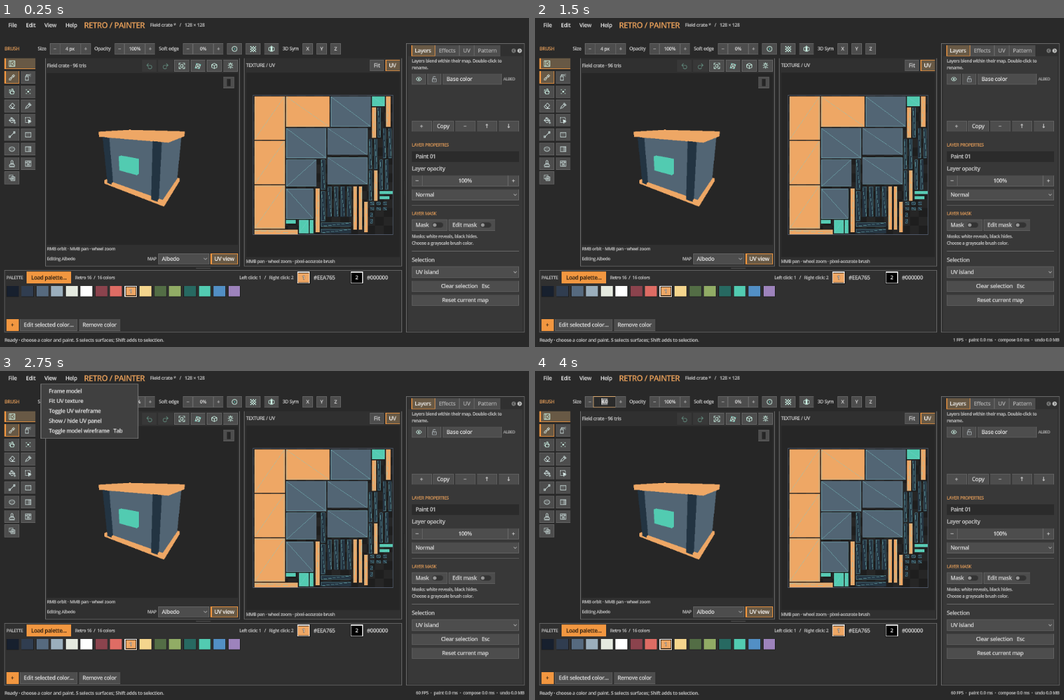
Above: before the commit, frames 1-4 (two rows, left to right).
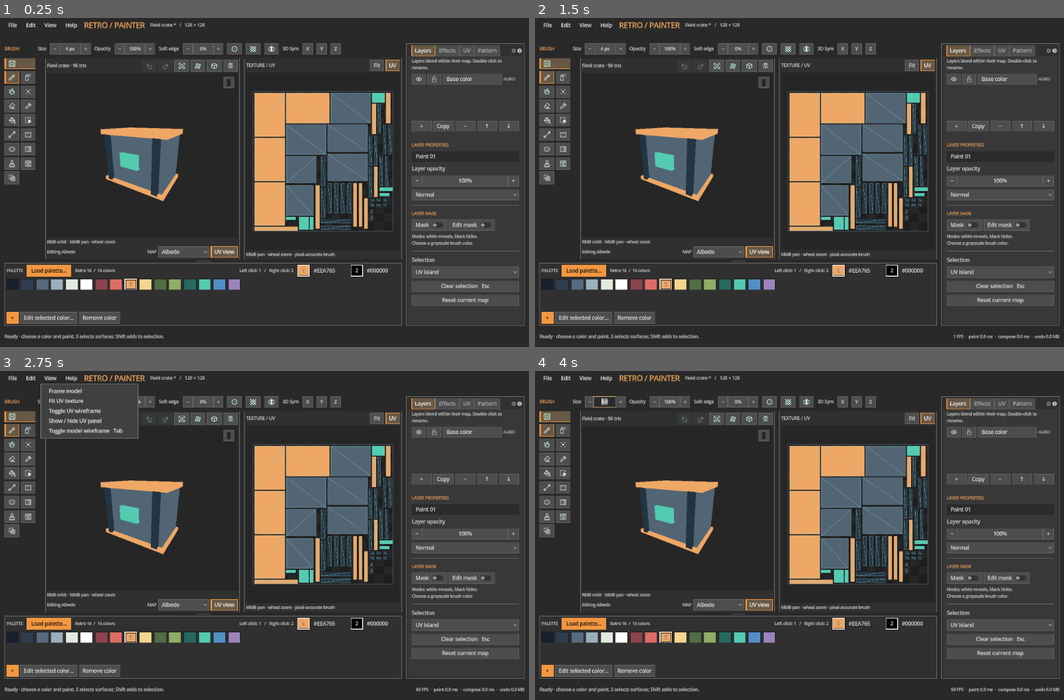
Above: after the commit, the same moments.

Repository: duasun/PixelTexturePainter
Game: Godot game, scene res://scenes/main_window.tscn
The game is run twice, just before and just after one commit, with the same random seed, the same clock (stepped at 60 frames per second) and the same inputs.
Inputs:
- Up to frame 1 (0.25 s): no input
- Up to frame 2 (1.5 s): click "File" at 0.5 s; click "Edit" at 1.25 s
- Up to frame 3 (2.75 s): click "View" at 2 s
- Up to frame 4 (4 s): click "−" at 2.75 s; click "4 px" at 3.5 s

The runs differ from the first frame. In frame 1, 9.3% of the frame differs, in the area x 0-100%, y 22-99%; in frame 2, 9.6%; in frame 3, 9.6%; in frame 4, 9.6%.

Commit message:
Keep job progress from shifting the palette

Diff:
--- a/scenes/main_window.tscn
+++ b/scenes/main_window.tscn
@@ -258,26 +258,9 @@
 layout_mode = 2
 size_flags_horizontal = 3
 unique_name_in_owner = true
-[node name="JobBar" type="HBoxContainer" parent="Margin/Layout"]
-layout_mode = 2
-unique_name_in_owner = true
-visible = false
-[node name="JobText" type="Label" parent="Margin/Layout/JobBar"]
-layout_mode = 2
-text = "Working…"
-unique_name_in_owner = true
-custom_minimum_size = Vector2(240,0)
-[node name="JobProgress" type="ProgressBar" parent="Margin/Layout/JobBar"]
-layout_mode = 2
-unique_name_in_owner = true
-size_flags_horizontal = 3
-show_percentage = true
-[node name="CancelJob" type="Button" parent="Margin/Layout/JobBar"]
-layout_mode = 2
-text = "Cancel"
-unique_name_in_owner = true
 [node name="StatusBar" type="HBoxContainer" parent="Margin/Layout"]
 layout_mode = 2
+custom_minimum_size = Vector2(0, 36)
 [node name="Status" type="Label" parent="Margin/Layout/StatusBar"]
 clip_text = true
 layout_mode = 2
@@ -285,6 +268,25 @@
 unique_name_in_owner = true
 size_flags_horizontal = 3
 theme_override_font_sizes/font_size = 12
+[node name="JobBar" type="HBoxContainer" parent="Margin/Layout/StatusBar"]
+layout_mode = 2
+unique_name_in_owner = true
+visible = false
+[node name="JobText" type="Label" parent="Margin/Layout/StatusBar/JobBar"]
+layout_mode = 2
+text = "Working…"
+unique_name_in_owner = true
+clip_text = true
+custom_minimum_size = Vector2(200,0)
+[node name="JobProgress" type="ProgressBar" parent="Margin/Layout/StatusBar/JobBar"]
+layout_mode = 2
+unique_name_in_owner = true
+custom_minimum_size = Vector2(160,0)
+show_percentage = true
+[node name="CancelJob" type="Button" parent="Margin/Layout/StatusBar/JobBar"]
+layout_mode = 2
+text = "Cancel"
+unique_name_in_owner = true
 [node name="Performance" type="Label" parent="Margin/Layout/StatusBar"]
 layout_mode = 2
 text = ""
--- a/tests/run_ui.gd
+++ b/tests/run_ui.gd
@@ -40,6 +40,14 @@
 	check(scene.get_node("%Inspector").global_position.y < scene.model_view.global_position.y and scene.get_node("%Inspector").get_global_rect().end.y > scene.get_node("%PalettePanel").global_position.y, "Inspector spans the height beside the paint workspace")
 	check(scene.get_node("%MapSelector").global_position.y > scene.model_view.display.global_position.y and scene.get_node("%MapSelector").get_global_rect().end.x <= scene.model_view.get_global_rect().end.x, "Map selector sits in the model view's lower right corner")
 	check(scene.get_node("%ToolOptions/Size/Center/Display").get_theme_font_size("font_size") == 12, "Tool setting controls use compact 12px font")
+	var palette_rect: Rect2 = scene.get_node("%PalettePanel").get_global_rect()
+	var model_rect: Rect2 = scene.model_view.get_global_rect()
+	scene.set_process(false)
+	scene.get_node("%JobBar").show()
+	await process_frame
+	check(scene.get_node("%PalettePanel").get_global_rect().is_equal_approx(palette_rect) and scene.model_view.get_global_rect().is_equal_approx(model_rect), "Job progress appears without moving palette swatches or model view")
+	scene.get_node("%JobBar").hide()
+	scene.set_process(true)
 	var tool: String = scene.painter.tool
 	var revision: int = scene.document.revision
 	var uv := Vector2(0.2,0.2)
